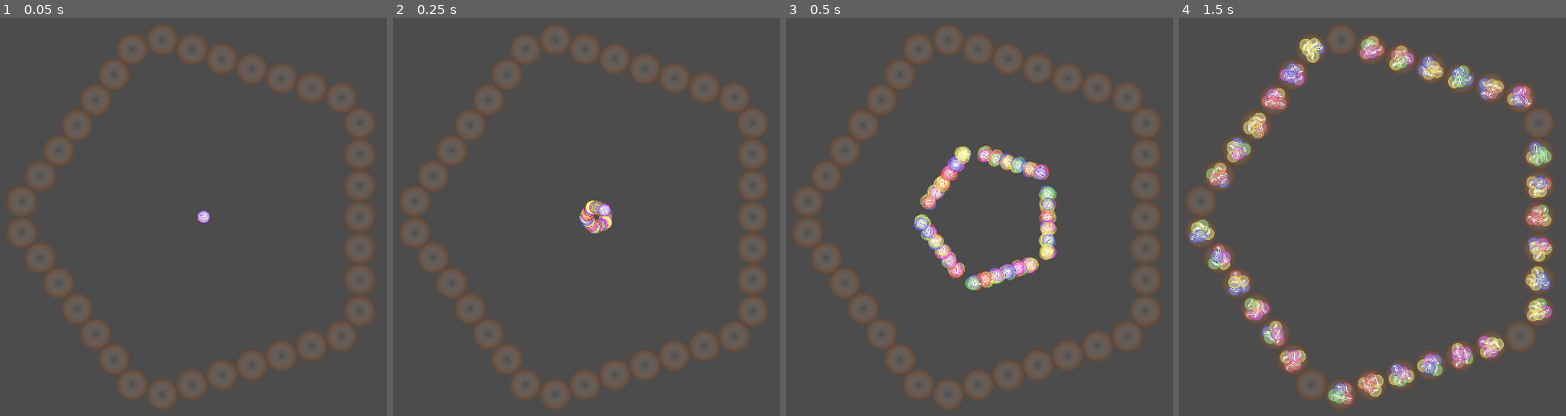
Above: before the commit, frames 1-4 (left to right).
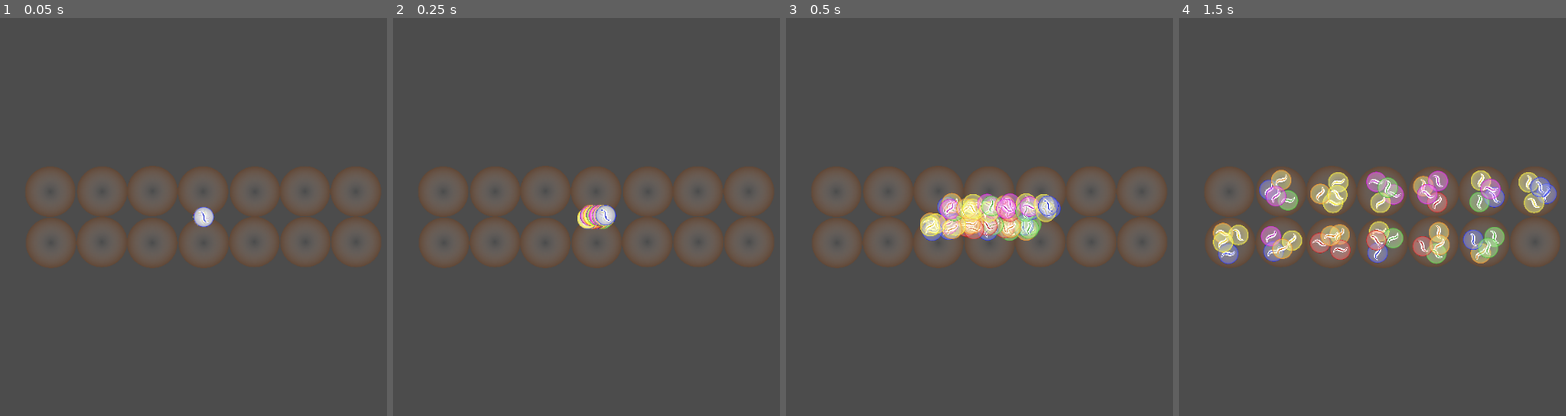
Above: after the commit, the same moments.

Repository: ItsNorin/Mancala
Game: Godot game, scene res://Scripts/Board/Board.tscn
The game is run twice, just before and just after one commit, with the same random seed, the same clock (stepped at 60 frames per second) and the same inputs. This scene is started directly instead of the project's main scene.
Inputs (mouse positions are in pixels of both pictures, inside the frame that each line leads up to):
- Up to frame 1 (0.05 s): no input
- Up to frame 2 (0.25 s): no input
- Up to frame 3 (0.5 s): no input
- Up to frame 4 (1.5 s): move the mouse to (1542, 197) at 0.52 s; click (1542, 197) at 0.67 s; tap Enter at 1.25 s; move the mouse to (1237, 236) at 1.27 s; click (1237, 236) at 1.42 s

The runs differ from the first frame. In frame 1, 21% of the frame differs, in the area x 2-99%, y 1-99%; in frame 2, 21%; in frame 3, 25%; in frame 4, 26%.

Commit message:
Board scaling and clicking

Diff:
--- a/Scripts/Board/Board.gd
+++ b/Scripts/Board/Board.gd
@@ -16,12 +16,12 @@
 
 var ROW = preload("res://Scripts/Board/PlayerRow/PlayerRow.tscn")
 
-export (int, 2, 8) var sideCount = 5 setget setSides
+export (int, 2, 12) var sideCount = 5 setget setSides
 export (int, 1, 16) var pitCount = 7 setget setPitCount
 export (int, 0, 24) var startingPieces = 4 setget setStartingPieces
-export (float, 1, 128) var pitRadius = 32 setget setPitRadius
 export (float, 0.1, 1) var pieceScale = 0.3 setget setPieceScale
 export (float, 0.1, 1) var pitPileScalar = 0.4 setget setPitPileScalar
+export (float, 64, 1024) var desiredSize = 500 setget setDesiredSize
 
 export (bool) var update = false setget setUpdate
 
@@ -45,8 +45,8 @@
 	setUpdate()
 	pass
 
-func setPitRadius(r:float):
-	pitRadius = r
+func setDesiredSize(s:float):
+	desiredSize = s
 	setUpdate()
 	pass
 
@@ -55,6 +55,24 @@
 	setSides(sideCount)
 	pass
 
+
+func _createNewSides(pitRadius:float) -> Array:
+	# create needed pits
+	var theta:float = 2*PI/sideCount
+
+	var sides = []
+	sides.resize(sideCount)
+	for i in sideCount:
+		var r:PlayerRow = ROW.instance()
+		r.setPitCount(pitCount)
+		r.setPitRadius(pitRadius)
+		r.setPileScalar(pitPileScalar)
+		r.rotate(theta*i + PI/2)
+
+		sides[i] = r
+
+	return sides
+
 func setSides(s:int):
 	sideCount = s
 
@@ -62,40 +80,41 @@
 		# clear all pieces
 		pieceManager.remove_all_children()
 
-		# create needed pits
-		var theta:float = 2*PI/sideCount
+		# calulate pit radius to scale board to given size
+		var pitRadius:float = desiredSize / pitCount / 2
+		var vOffset:float = 0
 
-		var sides = []
-		sides.resize(sideCount)
-		for i in sideCount:
-			var r:PlayerRow = ROW.instance()
-			r.setPitCount(pitCount)
-			r.setPitRadius(pitRadius)
-			r.setPileScalar(pitPileScalar)
-			r.rotate(theta*i + PI/2)
+		if sideCount > 2:
+			var the = PI/sideCount
+			var alp = PI * (sideCount-2) / (2*sideCount)
+			var r:float = desiredSize * sin(the)
+			r /= (2*pitCount)  +  2*(1 - sin(the)*cos(alp)) * (1 - cos(the)) / cos(the)
+			pitRadius = r
+			# calculate vertical offset for odd numbers of rows
+			if sideCount % 2 == 1:
+				vOffset = ((r/cos(the) - r) * cos(alp) + r) / 2
 
-			sides[i] = r
+		var sidesArr = _createNewSides(pitRadius)
 
-
-		var sideLength:float = (sides.front() as PlayerRow).length()
-		sideLength += 2.0*(pitRadius/cos(theta/2.0) - pitRadius)
+		# find layout radius
+		var sideLength:float = 2*pitRadius*pitCount
+		sideLength += 2.0*(pitRadius/cos(PI/sideCount) - pitRadius)
 		var layoutRadius:float = sideLength / (2.0 * tan(PI / sideCount))
 
+		layout.position = Vector2(0, vOffset)
 		# update layout
 		layout.remove_all_children()
 		layout.setRadius(layoutRadius)
-		layout.add_child_many(sides)
+		layout.add_child_many(sidesArr)
 
+		# add pieces to sides
 		var pieceRadius = pitRadius * pieceScale
 
-		# add pieces to sides
 		for i in sideCount:
 			for j in range(1, pitCount):
 				var pcs = pieceManager.getNewPieces(pieceRadius, startingPieces)
-				var p:Pit = (sides[i] as PlayerRow).getPit(j)
+				var p:Pit = (sidesArr[i] as PlayerRow).getPit(j)
 				p.addPieces(pcs)
-
-
 
 	pass
 
--- a/Scripts/Board/Board.tscn
+++ b/Scripts/Board/Board.tscn
@@ -7,16 +7,17 @@
 [node name="Board" type="Node2D"]
 position = Vector2( 512, 300 )
 script = ExtResource( 1 )
-startingPieces = 5
-pitRadius = 22.0
+sideCount = 2
 pieceScale = 0.4
 pitPileScalar = 0.45
+desiredSize = 500.0
 
 [node name="CircleLayout" type="Node2D" parent="."]
+rotation = 1.5708
 script = ExtResource( 2 )
-radius = 219.111
+update = false
+radius = 35.7155
 
 [node name="PieceManager" type="Node2D" parent="."]
 script = ExtResource( 3 )
 pieceColors = [ Color( 0.0941176, 0.137255, 0.768627, 1 ), Color( 0.662745, 0.0745098, 0.0745098, 1 ), Color( 0.227451, 0.627451, 0.145098, 1 ), Color( 0.666667, 0.054902, 0.686275, 1 ), Color( 0.827451, 0.47451, 0.0627451, 1 ), Color( 0.878431, 0.796078, 0.109804, 1 ) ]
-pieceMoveSpeed = 1.0
--- a/Scripts/Board/Pit/Pit.gd
+++ b/Scripts/Board/Pit/Pit.gd
@@ -13,7 +13,6 @@
 export (float, 0.1, 1) var pileRadiusScalar = 0.5 setget setPileRadiusScalar
 
 var layout:SunflowerSeedLayout
-
 
 func addPiece(p:Piece):
 	layout.add_child(p)
@@ -48,11 +47,8 @@
 	layout.setRadius(radius * s)
 	pass
 
-
-
 func _init():
 	layout = SunflowerSeedLayout.new()
-	setPileRadiusScalar(pileRadiusScalar)
 	add_child(layout)
 	pass
 
@@ -60,6 +56,14 @@
 	_setTextureRadius(radius)
 	pass
 
+func _input(event):
+	if event is InputEventMouseButton:
+		if event.pressed:
+			if event.global_position.distance_to(self.global_position) <= radius:
+				print("Mouse Click at: ", self.global_position)
+				get_tree().set_input_as_handled()
+	pass
+
 func _exit_tree():
 	layout.queue_free()
 	pass
--- a/Scripts/Board/Pit/Pit.tscn
+++ b/Scripts/Board/Pit/Pit.tscn
@@ -11,6 +11,7 @@
 margin_top = -64.0
 margin_right = 64.0
 margin_bottom = 64.0
+mouse_filter = 2
 texture = ExtResource( 3 )
 expand = true
 stretch_mode = 5
--- a/project.godot
+++ b/project.godot
@@ -78,9 +78,13 @@
 run/main_scene="res://Main.tscn"
 config/icon="res://icon.png"
 
-[display]
+[input]
 
-window/stretch/aspect="keep_width"
+ui_click={
+"deadzone": 0.5,
+"events": [ Object(InputEventMouseButton,"resource_local_to_scene":false,"resource_name":"","device":-1,"alt":false,"shift":false,"control":false,"meta":false,"command":false,"button_mask":0,"position":Vector2( 0, 0 ),"global_position":Vector2( 0, 0 ),"factor":1.0,"button_index":1,"pressed":false,"doubleclick":false,"script":null)
+ ]
+}
 
 [rendering]
 
